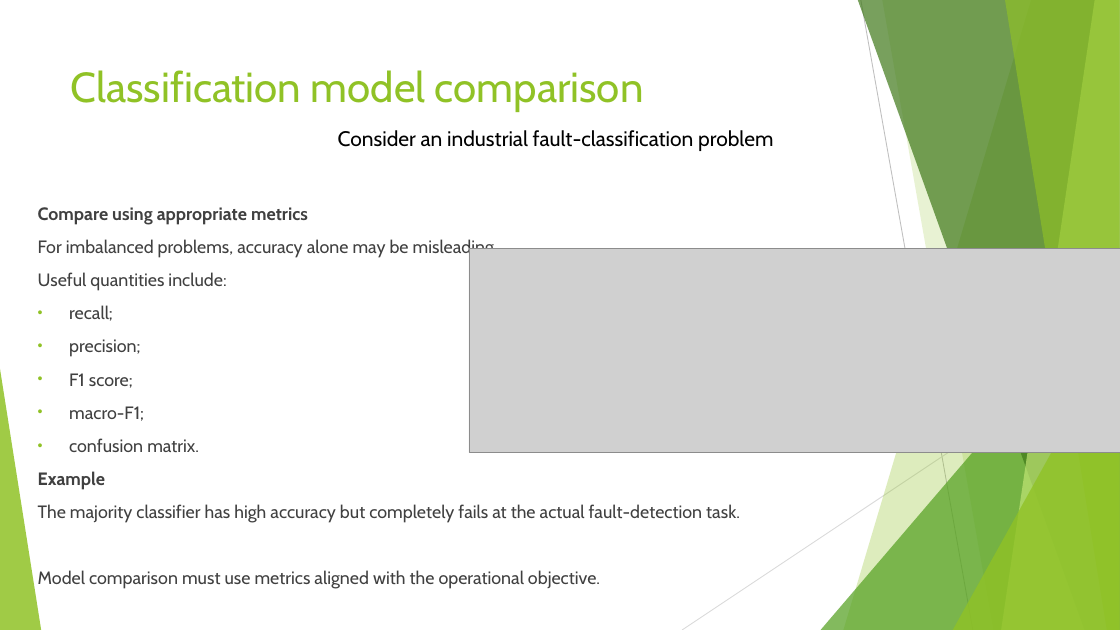
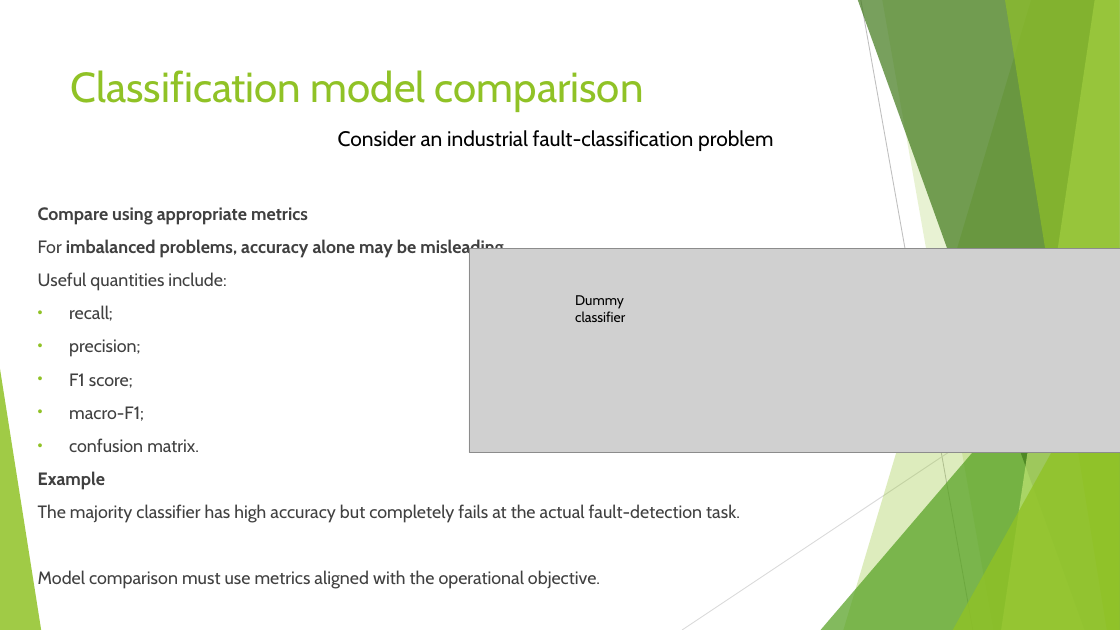
Before and after one commit to FranzGH/timeseries, a slide deck: slide 132 of Slides/03 Traditional Baselines and Feature-Based Machine Learning.pptx (slide 121 before the commit). Drawn at 1120x630 pixels with LibreOffice and Linux fonts; fonts in the diff are those of the drawing; grey boxes stand for pictures. Boxes give left, top, right and bottom in pixels: in the first picture for what was removed or moved away, otherwise in the second. Text is boxed around its words. In the diff, an @@ line names an element or a change of style, - is before the commit and + after.

```diff
--- a/Slides/03 Traditional Baselines and Feature-Based Machine Learning.pptx
+++ b/Slides/03 Traditional Baselines and Feature-Based Machine Learning.pptx
@@ text at (38, 239, 508, 258): bold on in "imbalanced problems, accuracy alone may be misleading." @@
@@ text added at (575, 295, 625, 322), 12 pt, text #000000 @@
+Dummy classifier
```
Also in this commit, not shown: 34 other slides changed, 15 slides added, 4 slides removed.
